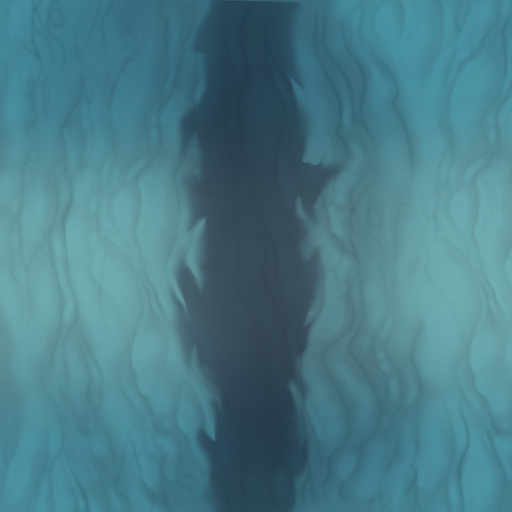
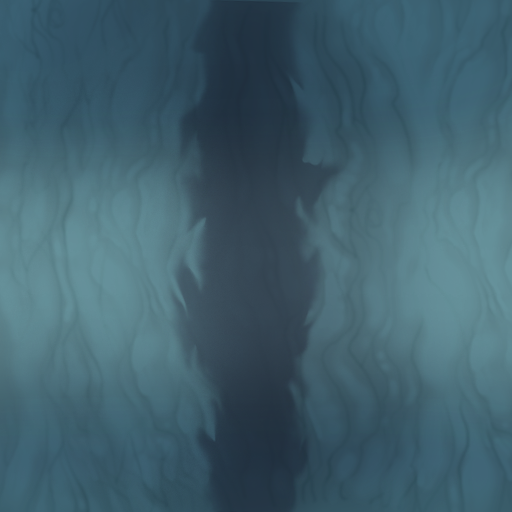
The second 512×512 image is a revision of the first. Changes to its layers:
painted on "Layer 8" over [0, 0, 512, 512]
painted on "Layer 9" over [0, 0, 512, 512]
